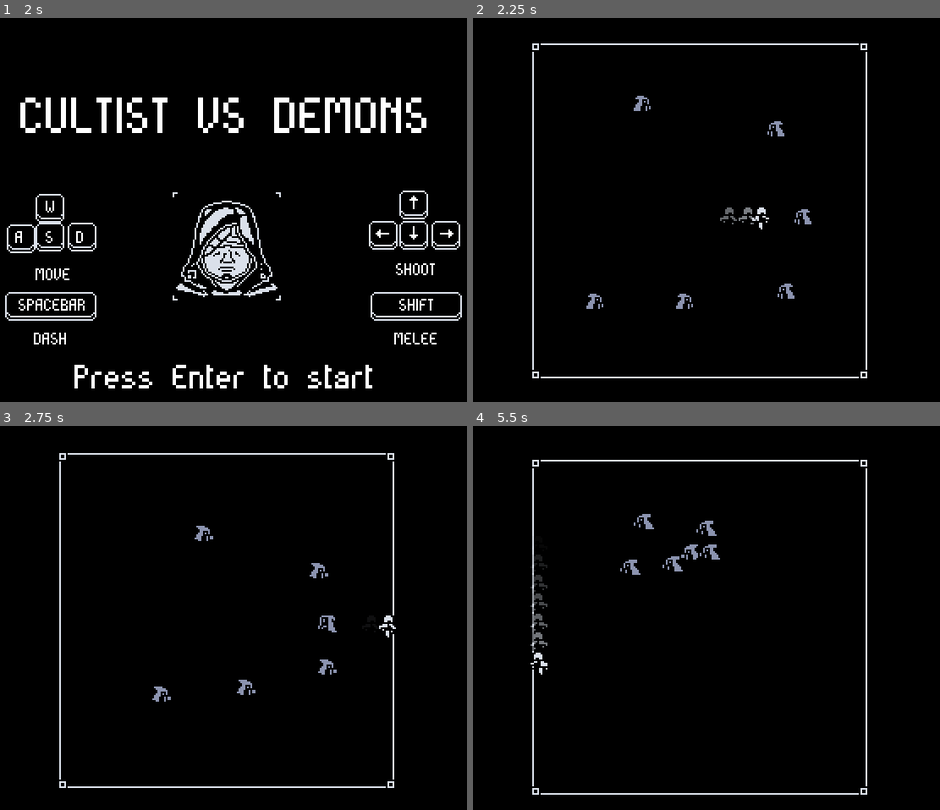
Above: before the commit, frames 1-4 (two rows, left to right).
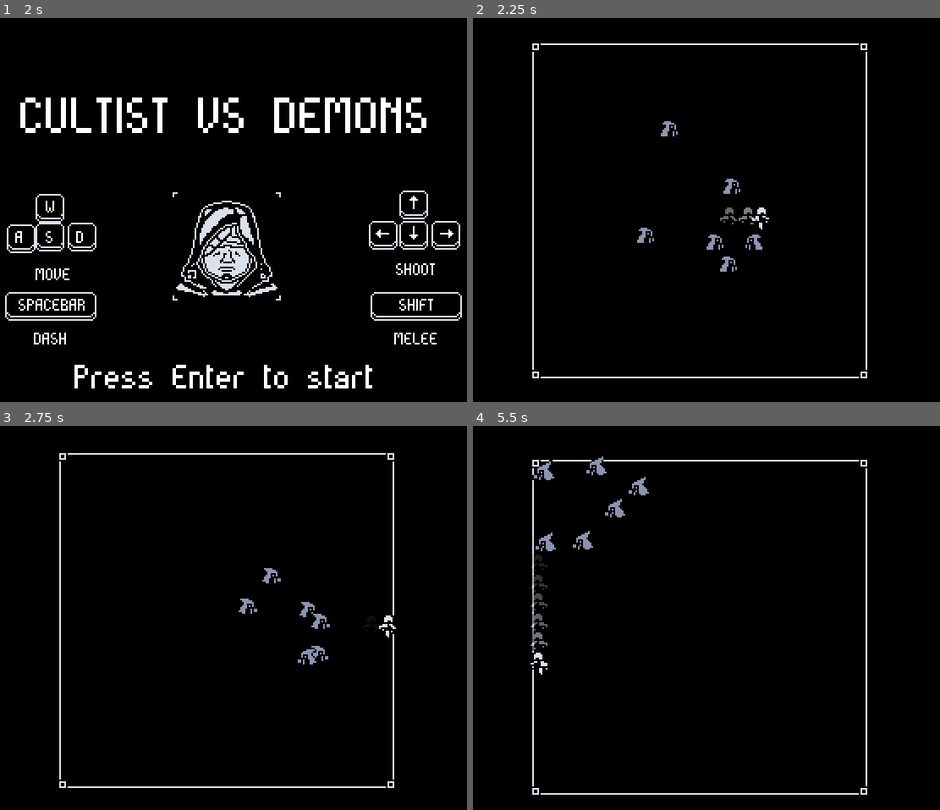
Above: after the commit, the same moments.

Repository: Hairic95/godot-top-down-shooter-template
Game: Godot game, scene res://src/Main.tscn
The game is run twice, just before and just after one commit, with the same random seed, the same clock (stepped at 60 frames per second) and the same inputs.
Inputs:
- Up to frame 1 (2 s): tap Enter (ui_accept) at 0.5, 0.77, 1.25, 1.52 s; hold D 0.53-1.28 s; tap Space (dash) at 0.6 s; hold S from 1.28 s (still down); tap Shift at 1.35 s
- Up to frame 2 (2.25 s): tap Enter (ui_accept) at 2 s; release S at 2.03 s; hold D from 2.03 s (still down); tap Space (dash) at 2.1 s
- Up to frame 3 (2.75 s): keep holding D
- Up to frame 4 (5.5 s): release D at 2.78 s; hold W 2.78-3.53 s; tap Shift at 2.85, 4.35 s; tap Enter (ui_accept) at 3.02, 3.77, 4.52 s; hold A 3.53-5.03 s; tap Space (dash) at 3.6, 5.1 s; hold S from 5.03 s (still down)

Frame 1 is identical in both runs. In frame 2, 0.8% of the frame differs, in the area x 24-73%, y 20-76%; in frame 3, 0.8%; in frame 4, 1.0%, in the area x 12-53%, y 7-39%.

Commit message:
create specter enemy, reworked enemy inheritance

Diff:
--- a/project.godot
+++ b/project.godot
@@ -9,11 +9,6 @@
 config_version=4
 
 _global_script_classes=[ {
-"base": "Area2D",
-"class": "Bullet",
-"language": "GDScript",
-"path": "res://src/entities/bullet/Bullet.gd"
-}, {
 "base": "KinematicBody2D",
 "class": "Enemy",
 "language": "GDScript",
@@ -23,11 +18,22 @@
 "class": "Player",
 "language": "GDScript",
 "path": "res://src/entities/player/Player.gd"
+}, {
+"base": "Area2D",
+"class": "PlayerBullet",
+"language": "GDScript",
+"path": "res://src/entities/bullet/Bullet.gd"
+}, {
+"base": "Enemy",
+"class": "SpecterEnemy",
+"language": "GDScript",
+"path": "res://src/entities/enemies/SpecterEnemy.gd"
 } ]
 _global_script_class_icons={
-"Bullet": "",
 "Enemy": "",
-"Player": ""
+"Player": "",
+"PlayerBullet": "",
+"SpecterEnemy": ""
 }
 
 [application]
@@ -45,7 +51,7 @@
 window/size/width=320
 window/size/height=230
 window/size/test_width=960
-window/size/test_height=620
+window/size/test_height=690
 window/stretch/mode="viewport"
 window/stretch/aspect="keep"
 
--- a/src/effects/DashTrailEffect.tscn
+++ b/src/effects/DashTrailEffect.tscn
@@ -20,10 +20,10 @@
 }
 
 [node name="DashTrailEffect" type="Sprite"]
-modulate = Color( 1, 1, 1, 0 )
+modulate = Color( 1, 1, 1, 0.588235 )
 texture = ExtResource( 1 )
 script = ExtResource( 2 )
 
 [node name="Anim" type="AnimationPlayer" parent="."]
 anims/Effect = SubResource( 1 )
-[connection signal="animation_finished" from="Anim" to="." method="_on_AnimationPlayer_animation_finished"]
+[connection signal="animation_finished" from="Anim" to="." method="_on_Anim_animation_finished"]
--- a/src/effects/SpecterDeathEffect.tscn
+++ b/src/effects/SpecterDeathEffect.tscn
@@ -22,7 +22,6 @@
 [node name="SpecterDeathEffect" type="Sprite"]
 texture = ExtResource( 1 )
 hframes = 4
-frame = 3
 script = ExtResource( 2 )
 
 [node name="Anim" type="AnimationPlayer" parent="."]
--- a/src/entities/bullet/Bullet.gd
+++ b/src/entities/bullet/Bullet.gd
@@ -1,5 +1,5 @@
 extends Area2D
-class_name Bullet
+class_name PlayerBullet
 
 export (PackedScene) var death_effect
 
@@ -16,8 +16,6 @@
 	global_position += direction * speed * delta
 
 func _on_Bullet_body_entered(body):
-	if body is Enemy:
-		body.hurt(damage, push_force, direction)
 	if death_effect != null:
 		EventBus.emit_signal("create_effect", death_effect.instance(), global_position)
 	queue_free()
--- a/src/entities/enemies/Enemy.gd
+++ b/src/entities/enemies/Enemy.gd
@@ -8,14 +8,13 @@
 
 var player
 
-var state = "Chasing"
+var state = "Move"
 
 var movement_direction = Vector2.ZERO
 
-var chase_update_value = 0
-var chase_update_timer = .2
+var bullet_push = Vector2.ZERO
 
-var bullet_push = Vector2.ZERO
+var arena_borders = Rect2(0, 0, 100, 100)
 
 export (PackedScene) var death_effect
 
@@ -23,20 +22,9 @@
 	$Anim.play("Move")
 
 func _process(delta):
+	operate_ai(delta)
 
-	match (state):
-		"Chasing":
-			if player != null:
-				if (player.global_position - global_position).length() > 20:
-					if chase_update_value >= chase_update_timer:
-						chase_update_value = 0
-						movement_direction = lerp(movement_direction, (player.global_position - global_position).normalized(), 1).normalized()
-				else:
-					movement_direction = Vector2.ZERO
-					attack()
-			chase_update_value += delta
 	var push_force = Vector2.ZERO
-
 	push_force += bullet_push
 
 	bullet_push *= .96
@@ -48,7 +36,7 @@
 	elif movement_direction.x > 0:
 		$Sprite.flip_h = true
 
-	move_and_slide(movement_direction * speed + push_force)
+	move_enemy(delta)
 
 func hurt(damage, push_force, push_direction):
 	bullet_push = push_direction * push_force
@@ -58,12 +46,25 @@
 			EventBus.emit_signal("create_effect", death_effect.instance(), global_position)
 		queue_free()
 
-func attack():
-	state = "Attack"
-	$Anim.play("Attack")
+func operate_ai(delta):
+	pass
 
+func move_enemy(delta):
+	pass
+
+func set_state(new_state):
+	if state != new_state:
+		state = new_state
+		if $Anim.has_animation(new_state):
+			$Anim.play(new_state)
 
 func _on_Anim_animation_finished(anim_name):
-	if anim_name == "Attack":
-		state = "Chasing"
-		$Anim.play("Move")
+	pass
+
+func _on_Hitbox_area_entered(area):
+	if area is PlayerBullet:
+		hurt(1, (global_position - area.global_position).normalized(), area.push_force)
+
+func _on_HurtBox_body_entered(body):
+	if body is Player:
+		body.hurt()
--- a/src/entities/enemies/Enemy.tscn
+++ b/src/entities/enemies/Enemy.tscn
@@ -7,7 +7,13 @@
 [sub_resource type="RectangleShape2D" id=1]
 extents = Vector2( 5, 5 )
 
-[sub_resource type="Animation" id=3]
+[sub_resource type="RectangleShape2D" id=4]
+extents = Vector2( 7, 7 )
+
+[sub_resource type="RectangleShape2D" id=5]
+extents = Vector2( 5, 5 )
+
+[sub_resource type="Animation" id=6]
 resource_name = "Attack"
 tracks/0/type = "value"
 tracks/0/path = NodePath("Sprite:frame")
@@ -22,8 +28,7 @@
 "values": [ 6, 7 ]
 }
 
-[sub_resource type="Animation" id=2]
-resource_name = "Move"
+[sub_resource type="Animation" id=3]
 length = 0.5
 loop = true
 tracks/0/type = "value"
@@ -57,11 +62,21 @@
 [node name="CollisionShape2D" type="CollisionShape2D" parent="."]
 shape = SubResource( 1 )
 
-[node name="Area2D" type="Area2D" parent="."]
+[node name="Hitbox" type="Area2D" parent="."]
+collision_layer = 4
+collision_mask = 4
 
-[node name="CollisionShape2D" type="CollisionShape2D" parent="Area2D"]
+[node name="CollisionShape2D" type="CollisionShape2D" parent="Hitbox"]
+shape = SubResource( 4 )
+
+[node name="HurtBox" type="Area2D" parent="."]
+
+[node name="CollisionShape2D" type="CollisionShape2D" parent="HurtBox"]
+shape = SubResource( 5 )
 
 [node name="Anim" type="AnimationPlayer" parent="."]
-anims/Attack = SubResource( 3 )
-anims/Move = SubResource( 2 )
+anims/Attack = SubResource( 6 )
+anims/Move = SubResource( 3 )
+[connection signal="area_entered" from="Hitbox" to="." method="_on_Hitbox_area_entered"]
+[connection signal="body_entered" from="HurtBox" to="." method="_on_HurtBox_body_entered"]
 [connection signal="animation_finished" from="Anim" to="." method="_on_Anim_animation_finished"]
--- /dev/null
+++ b/src/entities/enemies/SpecterEnemy.gd
@@ -0,0 +1,59 @@
+extends Enemy
+class_name SpecterEnemy
+
+export (int) var charge_speed = 120
+
+export (int) var distance_to_player = 50
+
+var movement_rotation = 0
+var charge_destination = Vector2.ZERO
+
+func operate_ai(delta):
+	match (state):
+		"Move":
+			movement_rotation += delta
+			if movement_rotation >= 2 * PI:
+				movement_rotation -= 2 * PI
+			if player != null:
+				var destination = player.global_position + Vector2(cos(movement_rotation), sin(movement_rotation)) * distance_to_player
+				if (destination - global_position).length() > 5:
+					movement_direction = (destination - global_position).normalized()
+				else:
+					if $ChargeChoiceTimer.paused:
+						print("self")
+						$ChargeChoiceTimer.start()
+					movement_direction = Vector2.ZERO
+		"Charge":
+			movement_direction = Vector2.ZERO
+		"Attack":
+			if (charge_destination - global_position).length() > 5:
+				movement_direction = (charge_destination - global_position).normalized()
+			else:
+				movement_direction = Vector2.ZERO
+
+func attack():
+	$ChargeTimer.start()
+	set_state("Charge")
+
+func _on_ChargeTimer_timeout():
+	charge_destination = global_position + (player.global_position - global_position) * 2
+	charge_destination.x = clamp(charge_destination.x, arena_borders.position.x, arena_borders.position.x + arena_borders.size.x)
+	charge_destination.x = clamp(charge_destination.x, arena_borders.position.y, arena_borders.position.y + arena_borders.size.y)
+	set_state("Attack")
+
+func _on_ChargeChoiceTimer_timeout():
+	$ChargeChoiceTimer.stop()
+	attack()
+	$AttackTimer.start()
+
+func _on_AttackTimer_timeout():
+	set_state("Move")
+	$ChargeChoiceTimer.wait_time = 2.2 + randf() / 2 - .25
+	$ChargeChoiceTimer.start()
+
+func move_enemy(delta):
+	match(state):
+		"Move":
+			move_and_slide(movement_direction * speed + bullet_push)
+		"Attack":
+			move_and_slide(movement_direction * charge_speed + bullet_push)
--- /dev/null
+++ b/src/entities/enemies/SpecterEnemy.tscn
@@ -0,0 +1,26 @@
+[gd_scene load_steps=3 format=2]
+
+[ext_resource path="res://src/entities/enemies/Enemy.tscn" type="PackedScene" id=1]
+[ext_resource path="res://src/entities/enemies/SpecterEnemy.gd" type="Script" id=2]
+
+[node name="Enemy" instance=ExtResource( 1 )]
+script = ExtResource( 2 )
+speed = 100
+
+[node name="CollisionShape2D" parent="." index="1"]
+disabled = true
+
+[node name="ChargeChoiceTimer" type="Timer" parent="." index="4"]
+wait_time = 2.2
+autostart = true
+
+[node name="ChargeTimer" type="Timer" parent="." index="5"]
+wait_time = 0.3
+one_shot = true
+
+[node name="AttackTimer" type="Timer" parent="." index="6"]
+wait_time = 1.5
+one_shot = true
+[connection signal="timeout" from="ChargeChoiceTimer" to="." method="_on_ChargeChoiceTimer_timeout"]
+[connection signal="timeout" from="ChargeTimer" to="." method="_on_ChargeTimer_timeout"]
+[connection signal="timeout" from="AttackTimer" to="." method="_on_AttackTimer_timeout"]
--- a/src/entities/player/Player.gd
+++ b/src/entities/player/Player.gd
@@ -5,6 +5,7 @@
 var dash_speed = 230
 
 var active = true
+
 
 # todo add pushbox physic
 var pushboxes = []
@@ -157,3 +158,6 @@
 
 func _on_DashTimer_timeout():
 	set_state("Idle")
+
+func hurt():
+	pass
--- a/src/scenes/BattleScene.gd
+++ b/src/scenes/BattleScene.gd
@@ -1,4 +1,6 @@
 extends Node2D
+
+export (Rect2) var arena_borders
 
 var player
 
@@ -6,9 +8,14 @@
 	$CameraHandler.global_position = $Arena.global_position
 	player = $Entities/Player
 
+	var i = 0
+
 	for child in $Entities.get_children():
 		if child is Enemy:
 			child.player = player
+			child.arena_borders = arena_borders
+			child.movement_rotation += 2 * PI / 6 * i
+			i += 1
 
 	EventBus.connect("create_bullet", self, "create_bullet")
 	EventBus.connect("create_effect", self, "create_effect")
--- a/src/scenes/BattleScene.tscn
+++ b/src/scenes/BattleScene.tscn
@@ -1,7 +1,7 @@
 [gd_scene load_steps=6 format=2]
 
 [ext_resource path="res://src/entities/player/Player.tscn" type="PackedScene" id=1]
-[ext_resource path="res://src/entities/enemies/Enemy.tscn" type="PackedScene" id=2]
+[ext_resource path="res://src/entities/enemies/SpecterEnemy.tscn" type="PackedScene" id=2]
 [ext_resource path="res://src/scenes/BattleScene.gd" type="Script" id=3]
 [ext_resource path="res://assets/textures/battle/arena.png" type="Texture" id=4]
 
@@ -12,6 +12,7 @@
 
 [node name="BattleScene" type="Node2D"]
 script = ExtResource( 3 )
+arena_borders = Rect2( 65, 25, 200, 200 )
 
 [node name="CameraHandler" type="Node2D" parent="."]
 position = Vector2( 160, 100 )
@@ -50,22 +51,21 @@
 position = Vector2( 160, 100 )
 
 [node name="Enemy" parent="Entities" instance=ExtResource( 2 )]
-position = Vector2( 125, 35 )
+position = Vector2( 124.28, 38.3086 )
 
 [node name="Enemy2" parent="Entities" instance=ExtResource( 2 )]
-position = Vector2( 205, 50 )
+position = Vector2( 174.171, 63.6993 )
 
 [node name="Enemy3" parent="Entities" instance=ExtResource( 2 )]
-position = Vector2( 222, 103 )
+position = Vector2( 211.588, 108.244 )
 
 [node name="Enemy4" parent="Entities" instance=ExtResource( 2 )]
-position = Vector2( 97, 153 )
-collision_layer = 0
+position = Vector2( 126.953, 134.526 )
 
 [node name="Enemy5" parent="Entities" instance=ExtResource( 2 )]
-position = Vector2( 211, 148 )
+position = Vector2( 182.189, 151.453 )
 
 [node name="Enemy6" parent="Entities" instance=ExtResource( 2 )]
-position = Vector2( 150, 154 )
+position = Vector2( 157.244, 135.862 )
 
 [node name="Effects" type="YSort" parent="."]
Not shown: 1 places in src/entities/enemies/Enemy.tscn that only renumber resources
